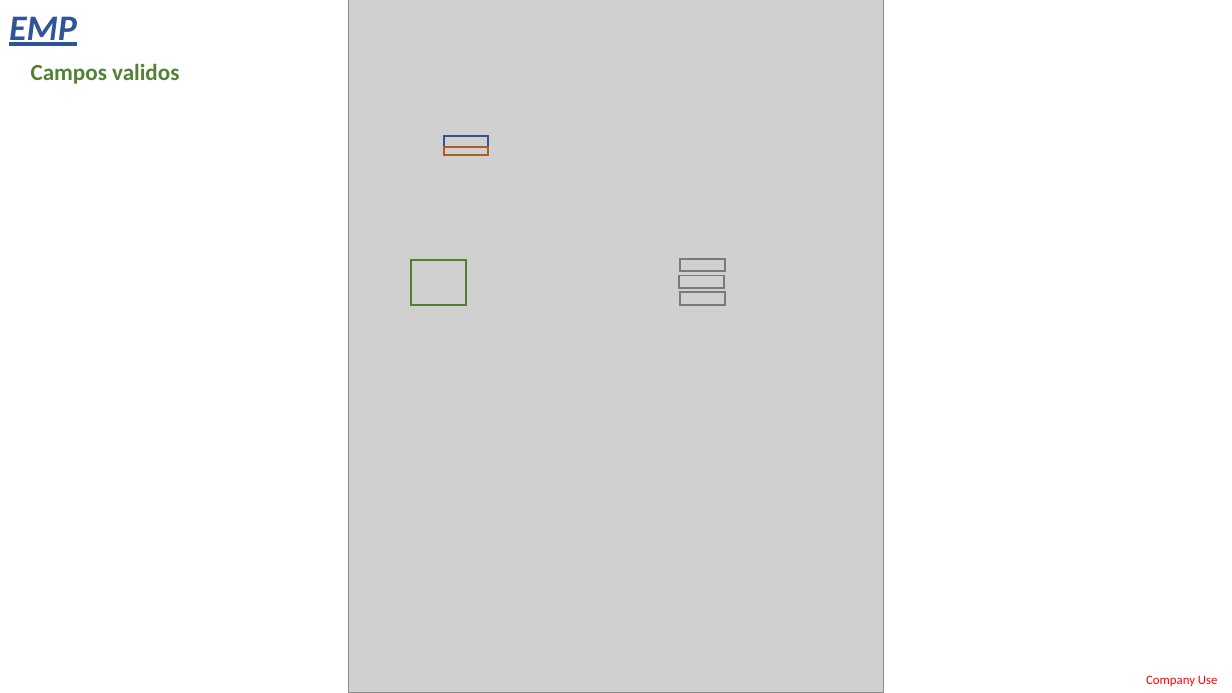
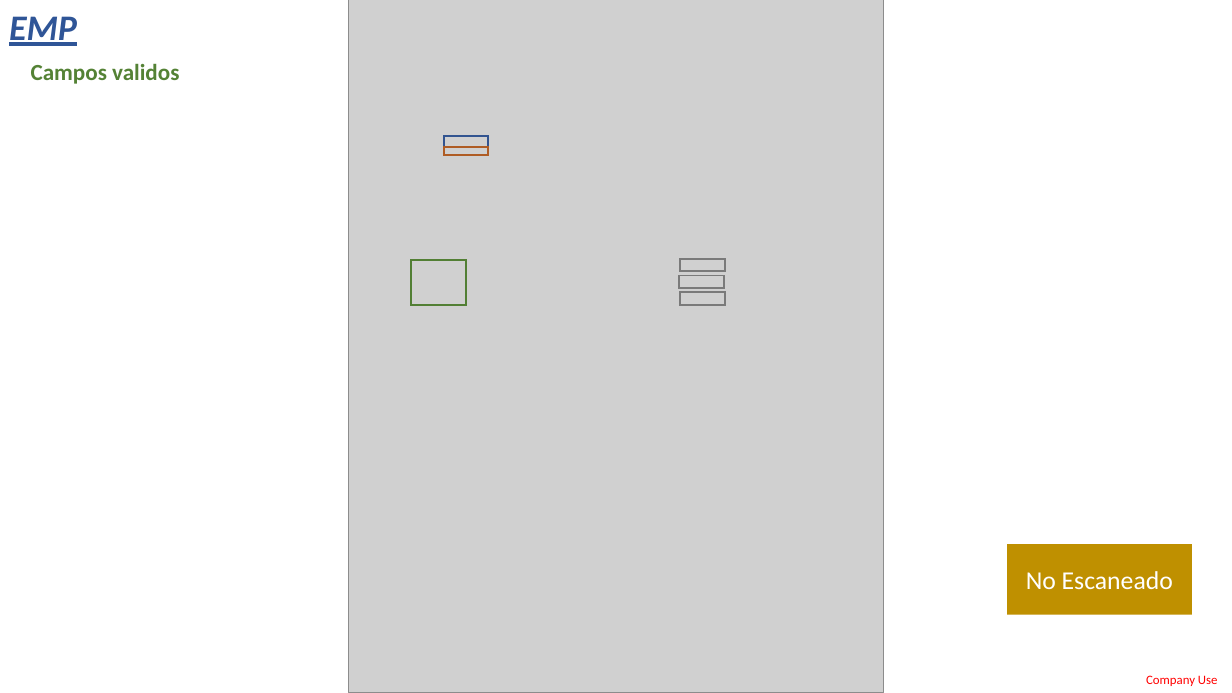
Before and after one commit to LobatoJaime/Bot-Creacion-de-Pedidos, a slide deck: slide 5 of AI_Engine/Info/ExtraccionDatos.pptx. Drawn at 1232x693 pixels with LibreOffice and Linux fonts; fonts in the diff are those of the drawing; grey boxes stand for pictures. Boxes give left, top, right and bottom in pixels: in the first picture for what was removed or moved away, otherwise in the second. Text is boxed around its words. In the diff, an @@ line names an element or a change of style, - is before the commit and + after.

```diff
--- a/AI_Engine/Info/ExtraccionDatos.pptx
+++ b/AI_Engine/Info/ExtraccionDatos.pptx
@@ rectangle added at [1007, 544, 1192, 615], fill #BF9000, 20 pt, text #FFFFFF @@
+No Escaneado
```
Also in this commit, not shown: 15 other slides changed, 1 other file.
